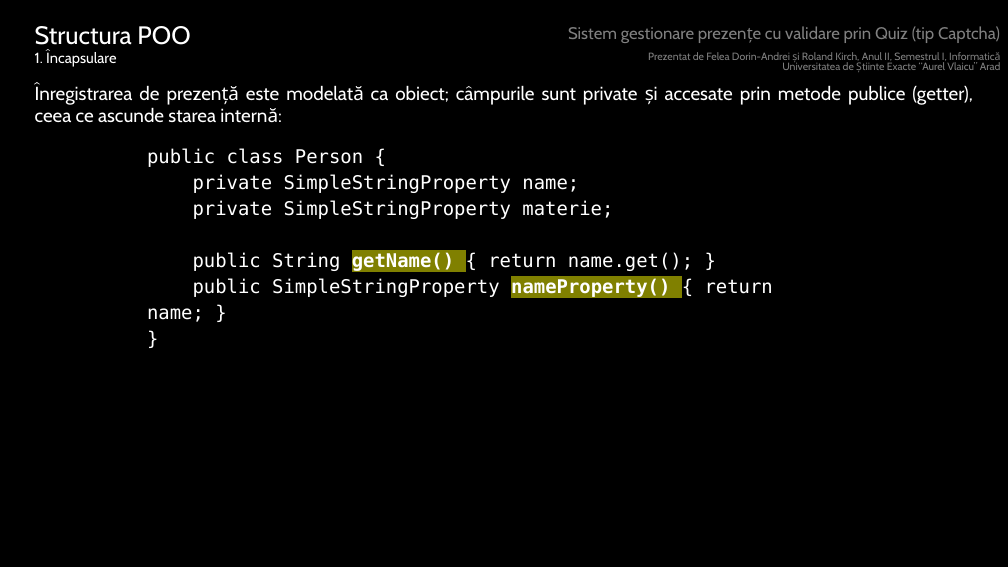
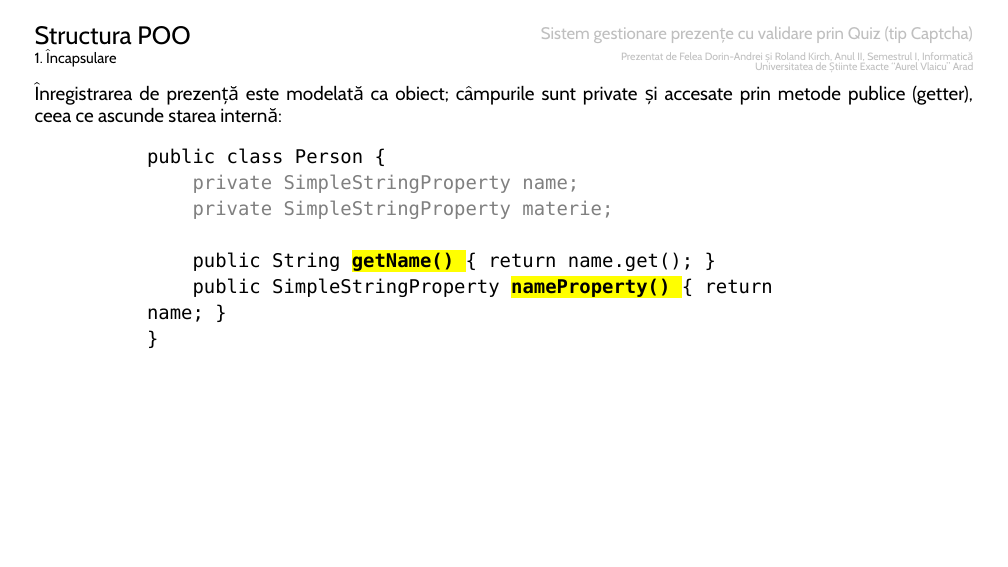
Before and after one commit to averageMelons/javaPrezentUI, a slide deck: slide 4 of ppt.pptx. Drawn at 1008x567 pixels with LibreOffice and Linux fonts; fonts in the diff are those of the drawing. Boxes give left, top, right and bottom in pixels: in the first picture for what was removed or moved away, otherwise in the second. Text is boxed around its words. In the diff, an @@ line names an element or a change of style, - is before the commit and + after.

```diff
--- a/ppt.pptx
+++ b/ppt.pptx
@@ background #000000 to #FFFFFF @@
@@ text "Structura POO" at box(35, 26, 190, 67): text colour #FFFFFF to #000000 @@
@@ title "Sistem gestionare prezențe cu validare ...": place and size @@
-title "Sistem gestionare prezențe cu validare ..." at box(568, 26, 1000, 43)
+title "Sistem gestionare prezențe cu validare ..." at box(541, 27, 973, 43)
@@ title "Sistem gestionare prezențe cu validare ..." at box(541, 27, 973, 43): text colour #808080 to #BFBFBF @@
@@ subtitle "Prezentat de Felea Dorin-Andrei și ...": place and size @@
-subtitle "Prezentat de Felea Dorin-Andrei și ..." at box(648, 52, 1001, 70)
+subtitle "Prezentat de Felea Dorin-Andrei și ..." at box(621, 52, 974, 70)
@@ subtitle "Prezentat de Felea Dorin-Andrei și ..." at box(621, 52, 974, 70): text colour #808080 to #BFBFBF @@
@@ text "Înregistrarea de prezență este modelată ..." at box(35, 84, 973, 123): text colour #FFFFFF to #000000 @@
@@ text "public class Person { private ..." at box(147, 148, 773, 322): text colour #FFFFFF to #000000 in "public class Person { public String getName() ..."; text colour #FFFFFF to #808080 in "private SimpleStringProperty name; private SimpleStringPrope ..."; highlight #808000 to #FFFF00 in "getName() nameProperty()" @@
```
Also in this commit, not shown: 9 other slides changed.
